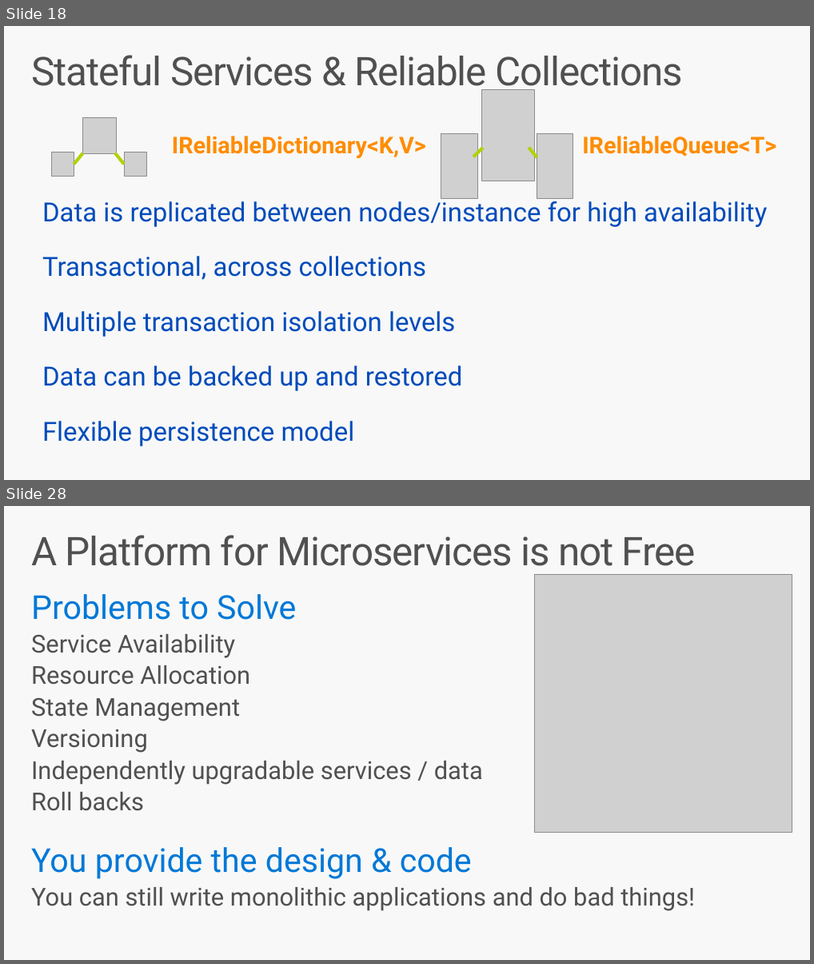
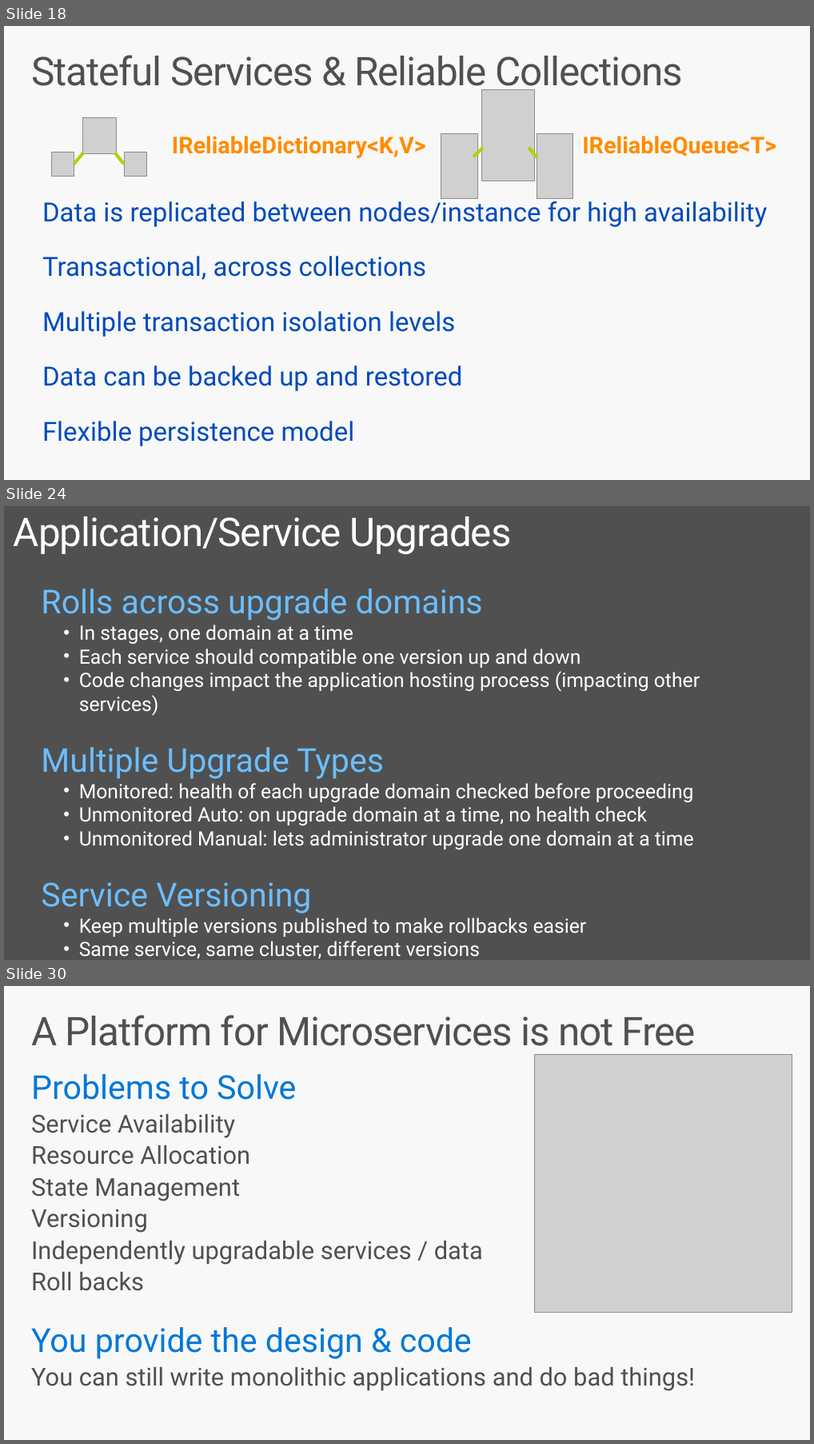
Before and after one commit to brentstineman/PersonalStuff, a slide deck: Presentations/Service Fabric/ServiceFabric Introduction.pptx. Shown one above the other, each under a label of ours: slides 18 and 28 before the commit, slides 18, 24 and 30 after it; the slides between them are not shown. The pictures are 814x964 and 814x1444 pixels, drawn with LibreOffice and Linux fonts; fonts in the diff are those of the drawing; grey boxes stand for pictures. Boxes give left, top, right and bottom in pixels: in the first picture for what was removed or moved away, otherwise in the second. Text is boxed around its words. In the diff, an @@ line names an element or a change of style, - is before the commit and + after.

```diff
--- a/Presentations/Service Fabric/ServiceFabric Introduction.pptx
+++ b/Presentations/Service Fabric/ServiceFabric Introduction.pptx
@@ slide 24 added at [4, 506, 810, 960], background #505050 @@
@@ title added at [14, 516, 511, 555], 48 pt, text #FFFFFF @@
+Application/Service Upgrades
@@ text added at [41, 588, 700, 959], 24 pt, text #FFFFFF @@
+Rolls across upgrade domains
+  • In stages, one domain at a time
+  • Each service should compatible one version up and down
+  • Code changes impact the application hosting process (impacting other services)
+Multiple Upgrade Types
+  • Monitored: health of each upgrade domain checked before proceeding
+  • Unmonitored Auto: on upgrade domain at a time, no health check
+  • Unmonitored Manual: lets administrator upgrade one domain at a time
+Service Versioning
+  • Keep multiple versions published to make rollbacks easier
+  • Same service, same cluster, different versions
@@ what was slide 28 is now slide 30 @@
```
Also in this commit, not shown: 10 slides changed, 6 other slides added, 3 slides removed.
